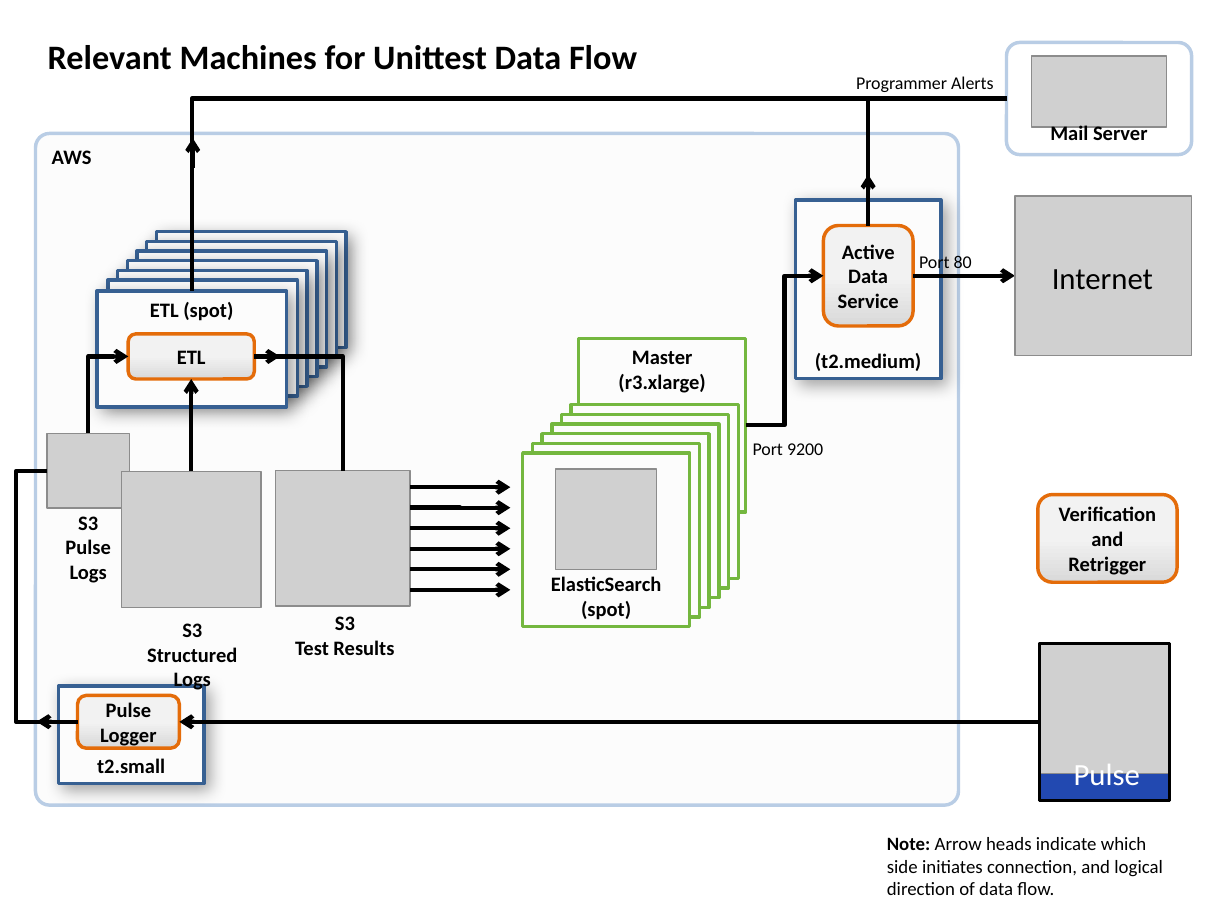
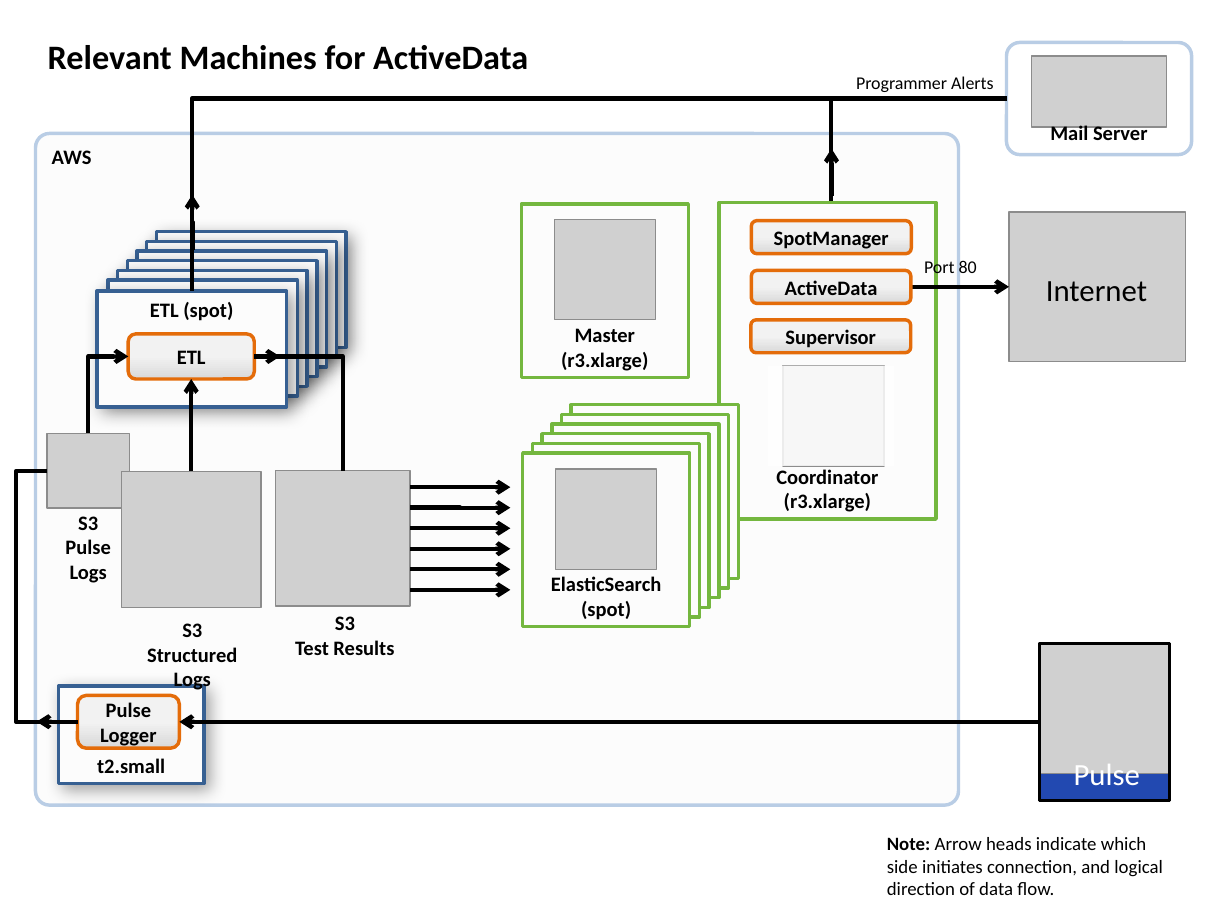
Before and after one commit to mozilla/ActiveData, a slide deck: slide 1 of docs/Architecture.pptx. Drawn at 1232x924 pixels with LibreOffice and Linux fonts; fonts in the diff are those of the drawing; grey boxes stand for pictures. Boxes give left, top, right and bottom in pixels: in the first picture for what was removed or moved away, otherwise in the second. Text is boxed around its words. In the diff, an @@ line names an element or a change of style, - is before the commit and + after.

```diff
--- a/docs/Architecture.pptx
+++ b/docs/Architecture.pptx
@@ text at bbox=[48, 45, 528, 70]: text changed @@
-Relevant Machines for Unittest Data Flow
+Relevant Machines for ActiveData
@@ elbow line moved from (1007, 99) - (869, 225) to (1007, 99) - (832, 271) @@
@@ elbow arrow moved from (869, 222) - (869, 175) to (832, 196) - (832, 149) @@
@@ elbow arrow moved from (192, 168) - (192, 138) to (192, 250) - (192, 195) @@
@@ rounded rectangle "Master (r3.xlarge)": place and size @@
-rounded rectangle "Master (r3.xlarge)" at bbox=[579, 339, 747, 513]
+rounded rectangle "Master (r3.xlarge)" at bbox=[521, 205, 689, 378]
@@ rounded rectangle "Master (r3.xlarge)" at bbox=[521, 205, 689, 378]: vertical alignment top to bottom @@
@@ rounded rectangle added at bbox=[718, 202, 935, 519], fill #FCFCFC, outline #74B73F 2 pt, 12 pt, text #000000, bold @@
+Coordinator
+(r3.xlarge)
@@ rounded rectangle removed at bbox=[796, 200, 941, 378] @@
-(t2.medium)
@@ picture added at bbox=[554, 219, 655, 319] @@
@@ rounded rectangle added at bbox=[752, 221, 912, 254], fill gradient #F2F2F2 to #D9D9D9, outline #E46C0A 2 pt, 12 pt, text #000000, bold @@
+SpotManager
@@ picture: place and size @@
-picture at bbox=[1015, 196, 1191, 356]
+picture at bbox=[1009, 212, 1185, 362]
@@ text "Port 80": place and size @@
-text "Port 80" at bbox=[919, 253, 972, 273]
+text "Port 80" at bbox=[924, 258, 977, 278]
@@ text "Internet": place and size @@
-text "Internet" at bbox=[1052, 269, 1153, 290]
+text "Internet" at bbox=[1046, 281, 1147, 302]
@@ elbow arrow removed from (745, 425) to (823, 276) @@
@@ rounded rectangle "ActiveData": place and size @@
-rounded rectangle "ActiveData" at bbox=[823, 225, 913, 326]
+rounded rectangle "ActiveData" at bbox=[752, 271, 910, 304]
@@ text in rounded rectangle at bbox=[785, 280, 878, 295]: text changed @@
-Active
-Data
-Service
+ActiveData
@@ elbow arrow moved from (913, 276) - (1015, 276) to (910, 287) - (1009, 287) @@
@@ rounded rectangle added at bbox=[750, 320, 910, 354], fill gradient #F2F2F2 to #D9D9D9, outline #E46C0A 2 pt, 12 pt, text #000000, bold @@
+Supervisor
@@ rectangle added at bbox=[768, 366, 893, 466], fill #FFFFFF at 84% opacity @@
@@ picture added at bbox=[784, 366, 885, 466] @@
@@ text removed at bbox=[753, 443, 823, 455] @@
-Port 9200
@@ rounded rectangle removed at bbox=[1037, 494, 1177, 582] @@
-Verification
-and
-Retrigger
```
Also in this commit, not shown: 1 other file.
